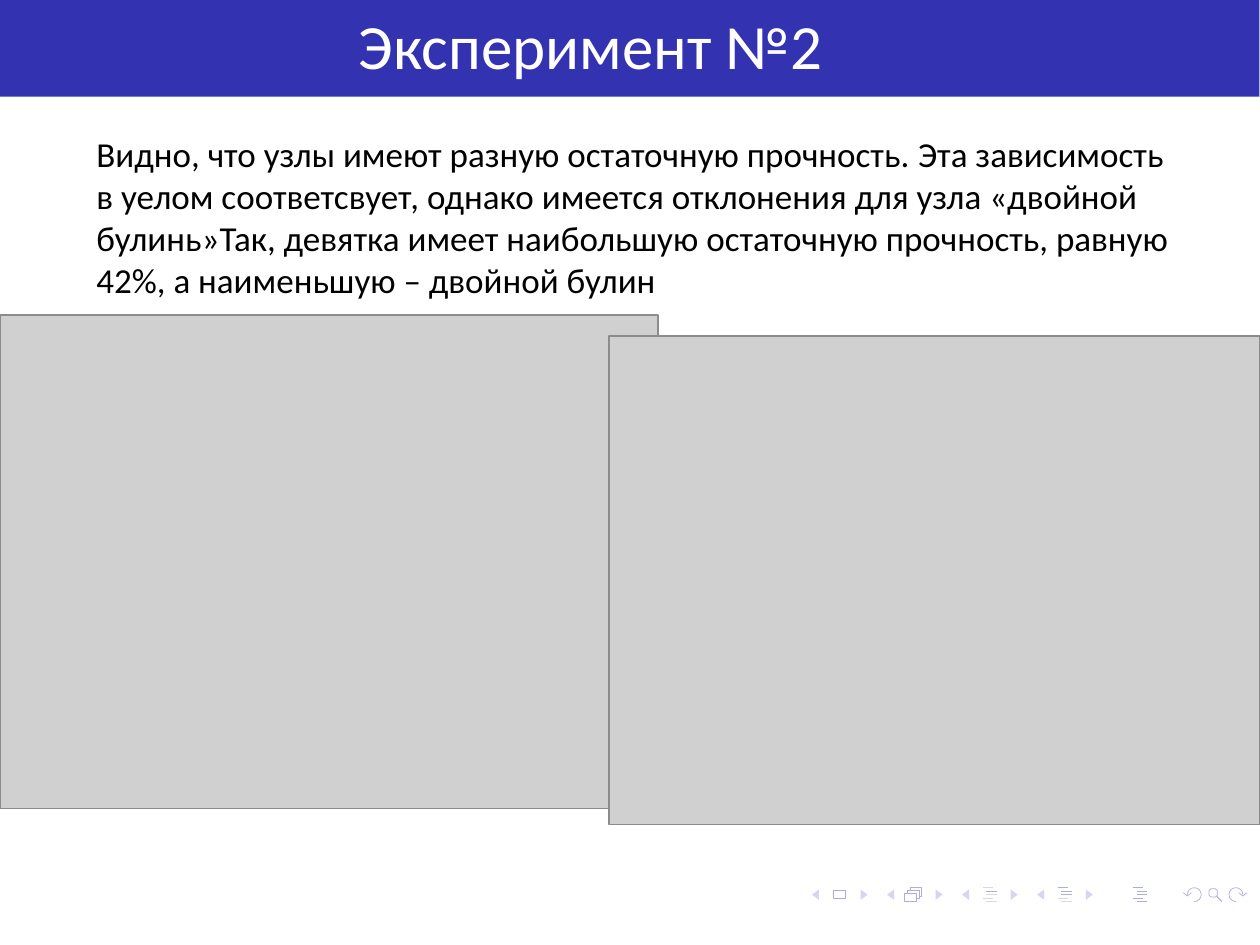
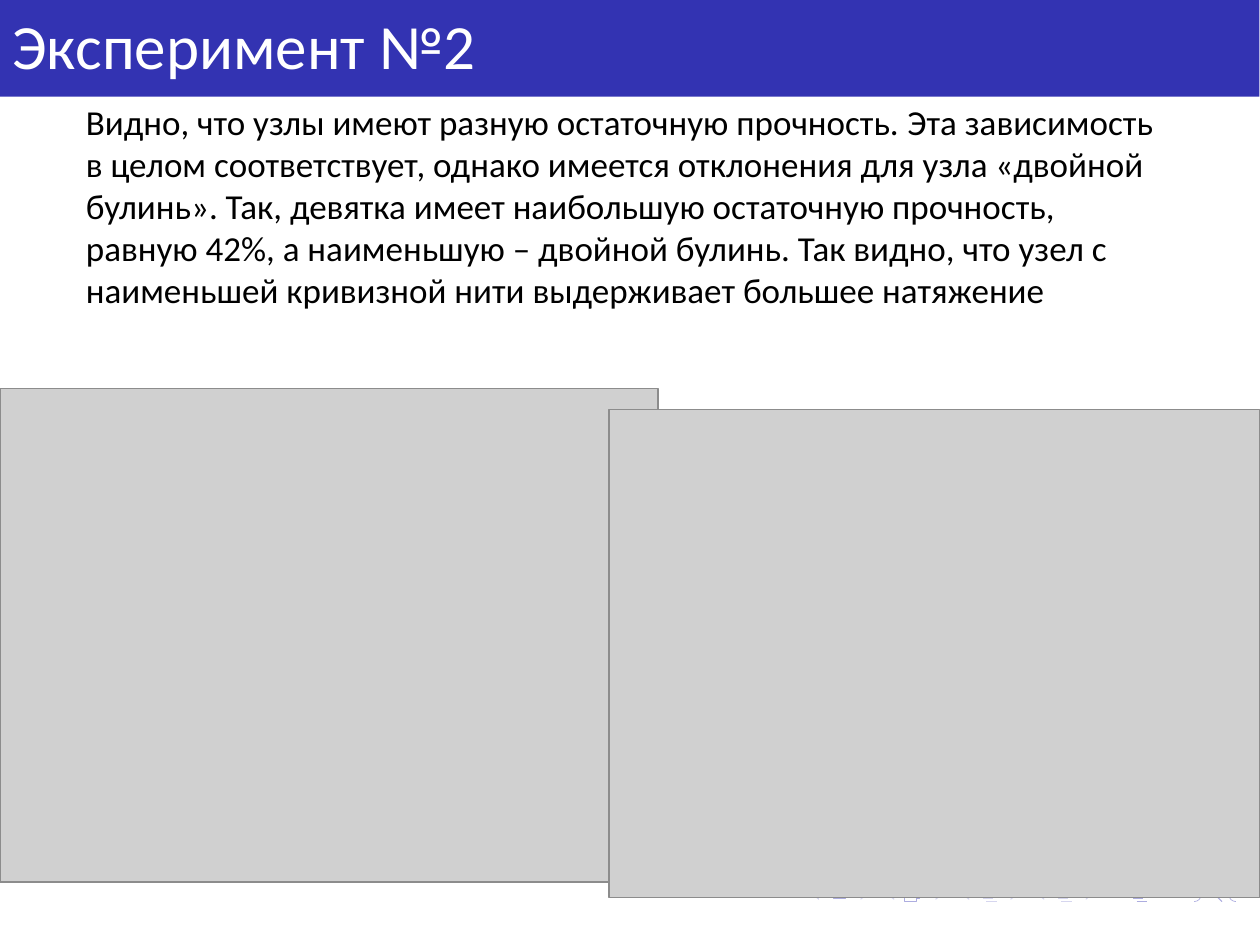
Before and after one commit to artemovchinnikovv/physhack, a slide deck: slide 11 of pres.pptx (slide 7 before the commit). Drawn at 1260x945 pixels with LibreOffice and Linux fonts; fonts in the diff are those of the drawing; grey boxes stand for pictures. Boxes give left, top, right and bottom in pixels: in the first picture for what was removed or moved away, otherwise in the second. Text is boxed around its words. In the diff, an @@ line names an element or a change of style, - is before the commit and + after.

```diff
--- a/pres.pptx
+++ b/pres.pptx
@@ text "Эксперимент №2" moved from (x1=359, y1=28, x2=822, y2=79) to (x1=12, y1=28, x2=475, y2=79) @@
@@ text at (x1=86, y1=112, x2=1153, y2=309): text changed @@
-Видно, что узлы имеют разную остаточную прочность. Эта зависимость в уелом соответсвует, однако имеется отклонения для узла «двойной булинь»Так, девятка имеет наибольшую остаточную прочность, равную 42%, а наименьшую – двойной булин
+Видно, что узлы имеют разную остаточную прочность. Эта зависимость в целом соответствует, однако имеется отклонения для узла «двойной булинь». Так, девятка имеет наибольшую остаточную прочность, равную 42%, а наименьшую – двойной булинь. Так видно, что узел с наименьшей кривизной нити выдерживает большее натяжение
@@ title "Результаты измерений" moved from (x1=0, y1=314, x2=295, y2=323) to (x1=0, y1=297, x2=295, y2=304) @@
@@ picture moved from (x1=0, y1=315, x2=658, y2=809) to (x1=0, y1=388, x2=658, y2=882) @@
@@ picture moved from (x1=609, y1=336, x2=1260, y2=825) to (x1=609, y1=410, x2=1260, y2=897) @@
@@ freeform shape removed at (x1=987, y1=891, x2=997, y2=891) @@
@@ freeform shape removed at (x1=1058, y1=888, x2=1072, y2=896) @@
@@ freeform shape at (x1=1217, y1=896, x2=1222, y2=901): outline redrawn @@
```
Also in this commit, not shown: 5 other slides changed, 16 slides added, 1 slide removed.
